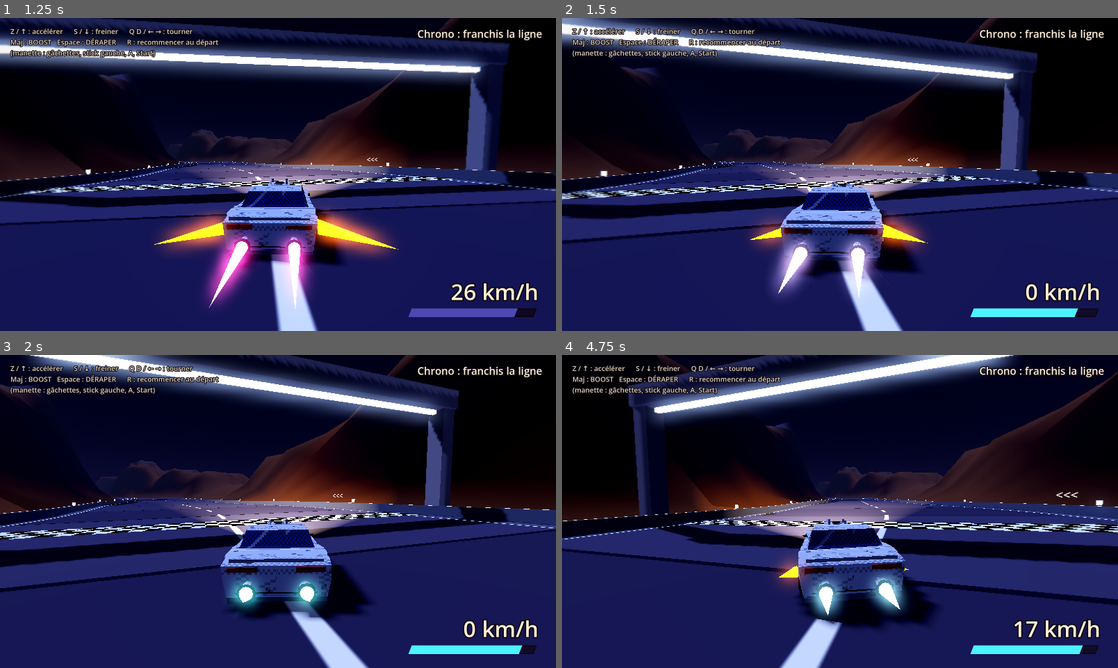
Above: before the commit, frames 1-4 (two rows, left to right).
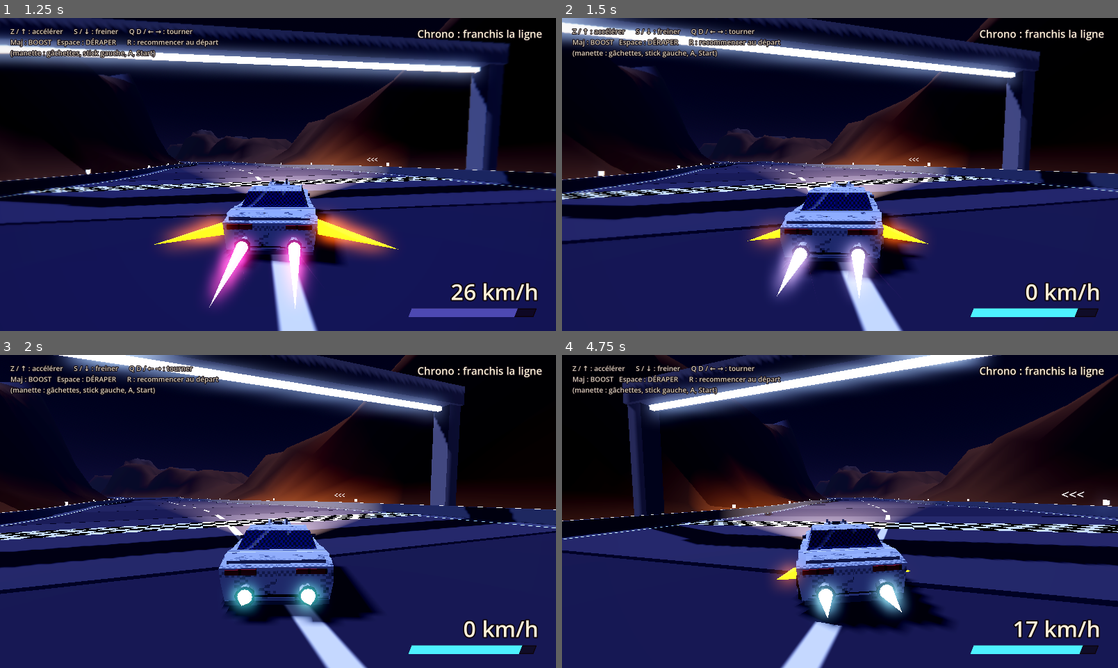
Above: after the commit, the same moments.

Repository: CrachelaVapeur/Jeu-de-Course
Game: Godot game, scene res://scenes/circuit_01.tscn
Two runs of this game, one before a commit and one after it. Both use one fixed random seed, a clock stepped at 60 frames per second and the inputs below.
Inputs:
- Up to frame 1 (1.25 s): hold D (droite) from 0.53 s (still down); hold Shift (boost) from 0.53 s (still down)
- Up to frame 2 (1.5 s): release D (droite) at 1.28 s; release Shift (boost) at 1.28 s; hold Down from 1.28 s (still down); tap Shift (boost) at 1.35 s
- Up to frame 3 (2 s): keep holding Down
- Up to frame 4 (4.75 s): release Down at 2.03 s; hold D (droite) 2.03-2.78 s; hold Shift (boost) 2.03-2.78 s; tap Space (deraper) at 2.1 s; hold W (accelerer) 2.78-3.53 s; tap S (freiner) at 2.85 s; tap Shift (boost) at 3.05, 4.55 s; hold Shift (boost) 3.53-4.28 s; hold A (gauche) from 3.53 s (still down); tap R (recommencer) at 3.6 s; tap X at 4.35 s

Frame 1 is identical in both runs. In frame 2, 4.8% of the frame differs, in the area x 0-100%, y 0-90%; in frame 3, 14%, in the area x 0-100%, y 0-100%; in frame 4, 11%.

Commit message:
Boost: s'arrete net au relachement, securite contre perte de focus
Co-Authored-By: Claude Sonnet 5.5 <noreply@anthropic.com>
Claude-Session: https://claude.ai/code/session_017huJHQwB2bFeykRbBtH6CG

Diff:
--- a/scripts/vehicule.gd
+++ b/scripts/vehicule.gd
@@ -40,10 +40,12 @@
 @export var consommation := 22.0  ## par seconde de boost
 @export var recharge := 10.0  ## par seconde sans boost
 @export var attaque_distorsion := 8.0  ## vitesse à laquelle l'effet de boost s'installe
-@export var relachement_distorsion := 2.5  ## vitesse à laquelle il s'efface après le boost
+@export var relachement_distorsion := 5.0  ## vitesse à laquelle il s'efface après le boost
 ## Secondes pour que le boost donne toute sa poussée : il démarre doucement,
 ## puis pousse de plus en plus fort (une courbe qui se creuse, pas un coup sec).
 @export var duree_montee_boost := 2.5
+## Après le boost, vitesse perdue par seconde pour revenir à la vitesse max (plus c'est grand, plus le boost s'arrête net).
+@export var freinage_apres_boost := 48.0
 
 @export_group("Apparence")
 ## Matière (toon) appliquée au modèle 3D. Les couleurs viennent des couleurs de sommets du modèle.
@@ -119,6 +121,7 @@
 var _fumees: Array[CPUParticles3D] = []  # nuages de gomme aux roues arrière
 var _glisse := 0.0  # angle entre la trajectoire et le nez, en dérapage
 var _angle_tenu := 0.0  # angle de glisse visé (sans lissage)
+var _ignorer_boost := false  # vrai après une perte de focus, jusqu'au relâchement de la touche
 var _t_derapage := 0.0  # temps écoulé depuis le début du dérapage
 var _amorce := 0.0  # temps restant pendant lequel l'amorce du dérapage est armée
 var _gaz_precedent := 0.0
@@ -237,6 +240,11 @@
 	return pivots
 
 
+func _notification(what: int) -> void:
+	if what == NOTIFICATION_APPLICATION_FOCUS_OUT or what == NOTIFICATION_WM_WINDOW_FOCUS_OUT:
+		_ignorer_boost = true
+
+
 func _physics_process(delta: float) -> void:
 	if Input.is_action_just_pressed("recommencer"):
 		_recommencer()
@@ -276,7 +284,11 @@
 	var frein := Input.get_action_strength("freiner")
 	var virage := Input.get_axis("droite", "gauche")
 
-	en_boost = Input.is_action_pressed("boost") and jauge_boost > 0.0
+	# Sécurité : si la fenêtre perd le focus pendant qu'on tient la touche, le jeu peut rater
+	# son relâchement. On ignore alors le boost jusqu'à ce qu'on lâche vraiment la touche.
+	if _ignorer_boost and not Input.is_action_pressed("boost"):
+		_ignorer_boost = false
+	en_boost = Input.is_action_pressed("boost") and not _ignorer_boost and jauge_boost > 0.0
 
 	if en_boost:
 		jauge_boost = maxf(jauge_boost - consommation * delta, 0.0)
@@ -290,7 +302,7 @@
 		jauge_boost = minf(jauge_boost + recharge * delta, jauge_max)
 		if vitesse > vitesse_max:
 			# Après un boost, on redescend doucement : la vitesse « reste » un peu.
-			vitesse = move_toward(vitesse, vitesse_max, frottement * 3.0 * delta)
+			vitesse = move_toward(vitesse, vitesse_max, freinage_apres_boost * delta)
 		elif gaz > 0.0:
 			vitesse = move_toward(vitesse, vitesse_max * gaz, acceleration * delta)
 		else:
